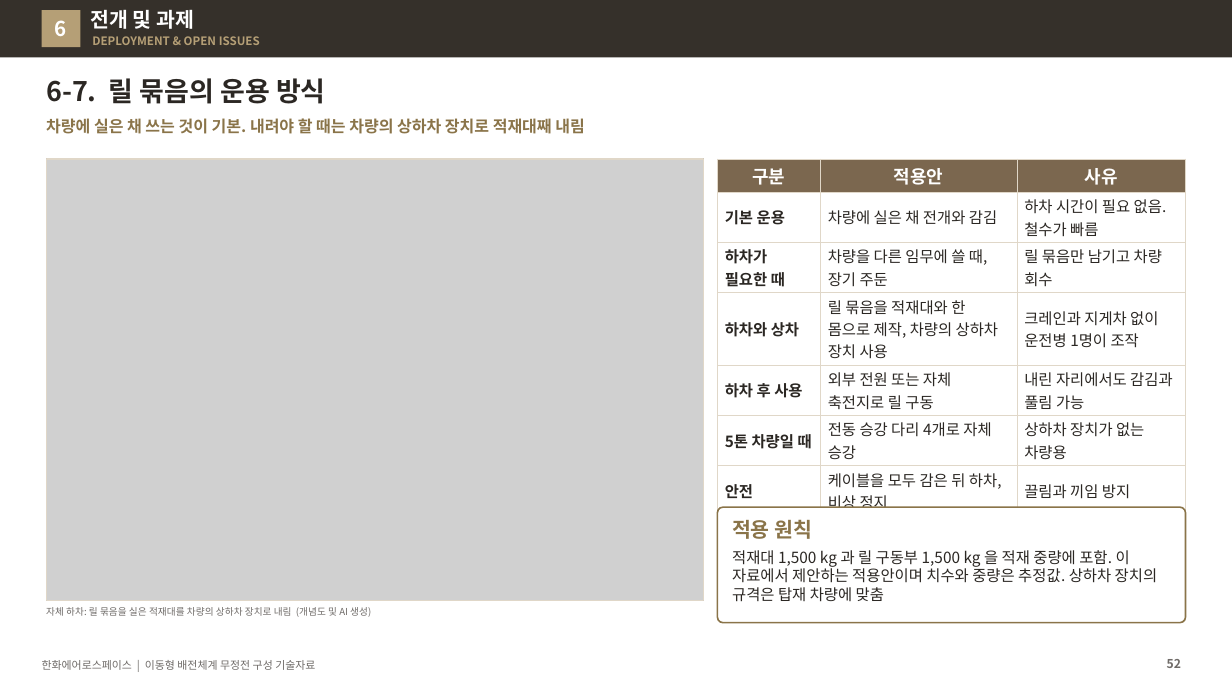
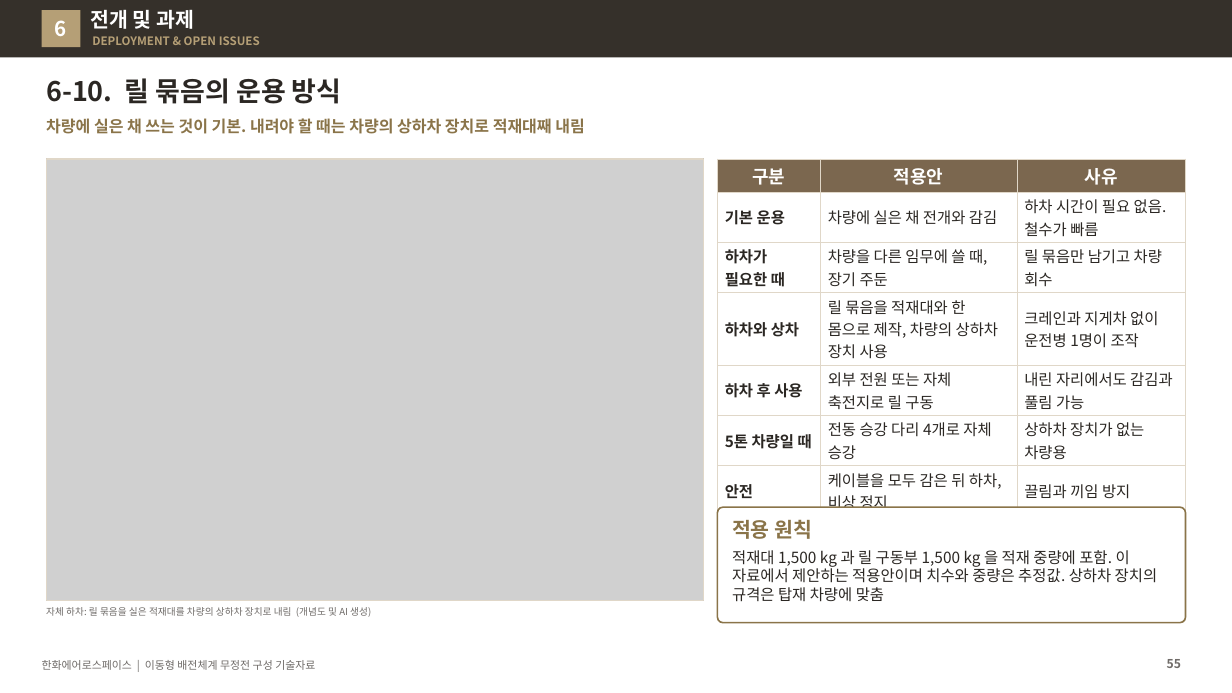
Before and after one commit to byunjd112-hue/headroom, a slide deck: slide 55 of mobile_ems/docs/out/IFPS_이동형배전체계_무정전구성_기술자료_Rev72.pptx (slide 52 before the commit). Drawn at 1232x693 pixels with LibreOffice and Linux fonts; fonts in the diff are those of the drawing; grey boxes stand for pictures. Boxes give left, top, right and bottom in pixels: in the first picture for what was removed or moved away, otherwise in the second. Text is boxed around its words. In the diff, an @@ line names an element or a change of style, - is before the commit and + after.

```diff
--- a/mobile_ems/docs/out/IFPS_이동형배전체계_무정전구성_기술자료_Rev72.pptx
+++ b/mobile_ems/docs/out/IFPS_이동형배전체계_무정전구성_기술자료_Rev72.pptx
@@ title at [46, 78, 342, 104]: text changed @@
-6-7. 릴 묶음의 운용 방식
+6-10. 릴 묶음의 운용 방식
@@ page number at [1167, 659, 1181, 668]: text changed @@
-52
+55
```
Also in this commit, not shown: 5 other slides changed, 3 slides added, 6 other files.
